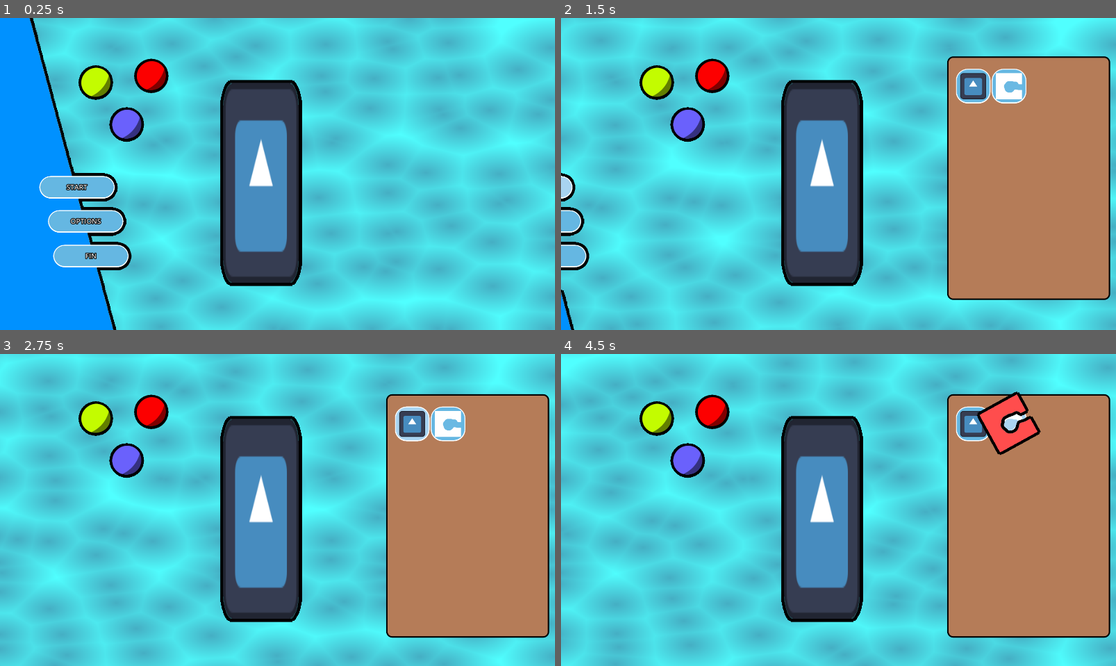
Above: before the commit, frames 1-4 (two rows, left to right).
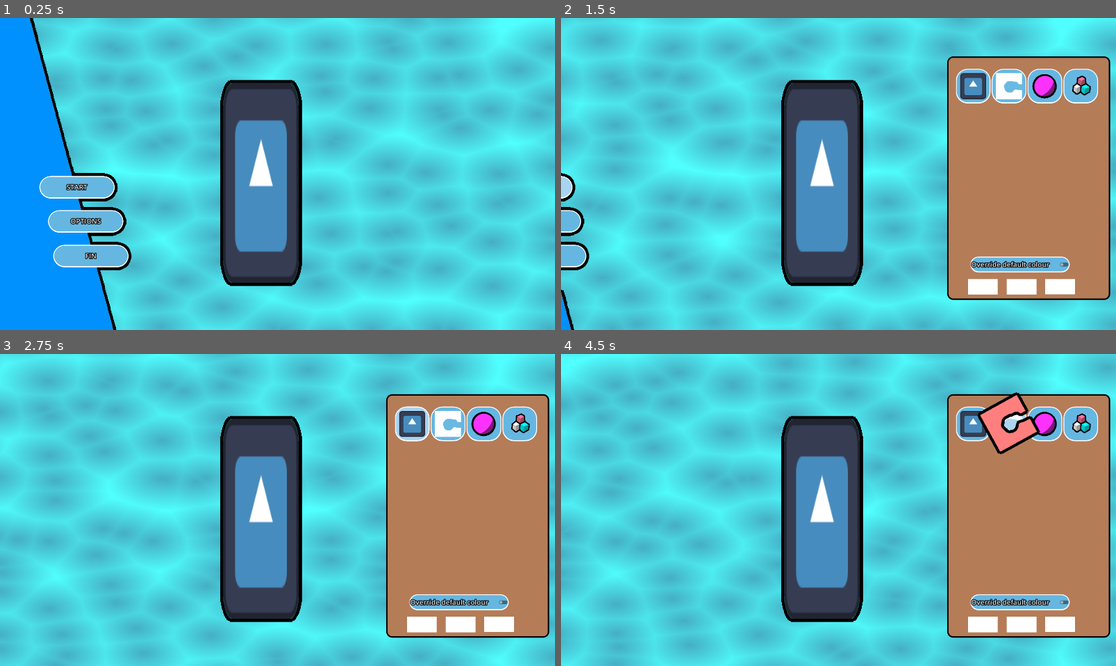
Above: after the commit, the same moments.

Repository: cyps8/FishDressing
Game: Godot game, scene res://Nodes/Scenes/game.tscn
Two runs of this game, one before a commit and one after it. Both use one fixed random seed, a clock stepped at 60 frames per second and the inputs below. The engine's default icon, where the game draws it, is replaced by a stand-in: a white triangle on a blue panel in a dark square.
Inputs (mouse positions are in pixels of both pictures, inside the frame that each line leads up to):
- Up to frame 1 (0.25 s): no input
- Up to frame 2 (1.5 s): click "START" at 0.5 s; click (1021, 245) at 1.25 s, where only the run after the commit has a clickable "Override default colour"
- Up to frame 3 (2.75 s): click (410, 422) at 2 s
- Up to frame 4 (4.5 s): click (971, 422) at 2.75 s; click (1010, 422) at 3.52 s; click (1010, 422) at 4.27 s

The runs differ from the first frame. In frame 1, 1.6% of the frame differs, in the area x 14-31%, y 12-40%; in frame 2, 4.7%; in frame 3, 4.6%; in frame 4, 5.5%, in the area x 14-97%, y 12-90%.

Commit message:
[+Added] more things!

Diff:
--- a/Nodes/Scenes/game.tscn
+++ b/Nodes/Scenes/game.tscn
@@ -11,8 +11,9 @@
 [ext_resource type="PackedScene" uid="uid://yq0o6gp3gjjs" path="res://Nodes/decor_button.tscn" id="8_eernm"]
 [ext_resource type="Resource" uid="uid://dxnprb17srg6g" path="res://Resources/Parts/default.tres" id="9_7h8tb"]
 [ext_resource type="Resource" uid="uid://dkl32775eo8kw" path="res://Resources/Parts/testShape.tres" id="10_o1q3g"]
-[ext_resource type="Shader" path="res://Scripts/Shaders/color_swap.gdshader" id="12_prx5v"]
-[ext_resource type="Texture2D" uid="uid://cjnme0xw1y0c1" path="res://Assets/Art/Sprites/redball.png" id="13_cwk0y"]
+[ext_resource type="Resource" uid="uid://cy3bbo3lssdso" path="res://Resources/Parts/circle.tres" id="11_cruwb"]
+[ext_resource type="Material" uid="uid://cur4klb3sdnwb" path="res://Resources/Materials/ColorMat.tres" id="12_2sx1l"]
+[ext_resource type="Resource" uid="uid://xbj7n4fqy7xn" path="res://Resources/Parts/blocks.tres" id="12_6a04t"]
 
 [sub_resource type="ShaderMaterial" id="ShaderMaterial_kt6u2"]
 shader = ExtResource("3_tpo2n")
@@ -40,17 +41,15 @@
 fill_from = Vector2(0.203077, 0.461538)
 fill_to = Vector2(0.655385, 0.337607)
 
-[sub_resource type="ShaderMaterial" id="ShaderMaterial_n775b"]
-shader = ExtResource("12_prx5v")
-shader_parameter/red_color = Color(0.419608, 0.384314, 1, 1)
-shader_parameter/green_color = Color(1, 1, 1, 1)
-shader_parameter/blue_color = Color(1, 1, 1, 1)
-
-[sub_resource type="ShaderMaterial" id="ShaderMaterial_3agex"]
-shader = ExtResource("12_prx5v")
-shader_parameter/red_color = Color(0.772549, 1, 0, 1)
-shader_parameter/green_color = Color(1, 1, 1, 1)
-shader_parameter/blue_color = Color(1, 1, 1, 1)
+[sub_resource type="StyleBoxEmpty" id="StyleBoxEmpty_oe62a"]
+
+[sub_resource type="StyleBoxEmpty" id="StyleBoxEmpty_fu7jy"]
+
+[sub_resource type="StyleBoxEmpty" id="StyleBoxEmpty_ycj3h"]
+
+[sub_resource type="StyleBoxEmpty" id="StyleBoxEmpty_7rnnn"]
+
+[sub_resource type="StyleBoxEmpty" id="StyleBoxEmpty_ag2ck"]
 
 [node name="Root" type="Node2D"]
 script = ExtResource("1_e3qh4")
@@ -68,6 +67,7 @@
 texture = SubResource("GradientTexture2D_lasq8")
 
 [node name="MainMenu" type="CanvasLayer" parent="."]
+visible = false
 script = ExtResource("2_rrrc7")
 
 [node name="C" type="Control" parent="MainMenu"]
@@ -117,7 +117,8 @@
 script = ExtResource("5_ah6qd")
 partIns = ExtResource("7_awn31")
 decorButtonIns = ExtResource("8_eernm")
-partDataList = Array[Resource("res://Scripts/PartData.gd")]([ExtResource("9_7h8tb"), ExtResource("10_o1q3g")])
+partDataList = Array[Resource("res://Scripts/PartData.gd")]([ExtResource("9_7h8tb"), ExtResource("10_o1q3g"), ExtResource("11_cruwb"), ExtResource("12_6a04t")])
+colorMaterial = ExtResource("12_2sx1l")
 
 [node name="c" type="Control" parent="HUD"]
 layout_mode = 3
@@ -138,13 +139,66 @@
 offset_left = 30.0
 offset_top = 43.0
 offset_right = 548.0
-offset_bottom = 811.0
+offset_bottom = 723.0
 horizontal_scroll_mode = 0
 
 [node name="Decors" type="GridContainer" parent="HUD/c/Panel/Scroll"]
 unique_name_in_owner = true
 layout_mode = 2
 columns = 4
+
+[node name="ColorR" type="ColorPickerButton" parent="HUD/c/Panel"]
+unique_name_in_owner = true
+layout_mode = 0
+offset_left = 72.0
+offset_top = 771.0
+offset_right = 175.0
+offset_bottom = 824.0
+theme_override_styles/normal = SubResource("StyleBoxEmpty_oe62a")
+theme_override_styles/pressed = SubResource("StyleBoxEmpty_fu7jy")
+theme_override_styles/hover = SubResource("StyleBoxEmpty_ycj3h")
+theme_override_styles/disabled = SubResource("StyleBoxEmpty_7rnnn")
+theme_override_styles/focus = SubResource("StyleBoxEmpty_ag2ck")
+color = Color(1, 1, 1, 1)
+edit_alpha = false
+
+[node name="ColorG" type="ColorPickerButton" parent="HUD/c/Panel"]
+unique_name_in_owner = true
+layout_mode = 0
+offset_left = 206.0
+offset_top = 771.0
+offset_right = 309.0
+offset_bottom = 824.0
+theme_override_styles/normal = SubResource("StyleBoxEmpty_oe62a")
+theme_override_styles/pressed = SubResource("StyleBoxEmpty_fu7jy")
+theme_override_styles/hover = SubResource("StyleBoxEmpty_ycj3h")
+theme_override_styles/disabled = SubResource("StyleBoxEmpty_7rnnn")
+theme_override_styles/focus = SubResource("StyleBoxEmpty_ag2ck")
+color = Color(1, 1, 1, 1)
+edit_alpha = false
+
+[node name="ColorB" type="ColorPickerButton" parent="HUD/c/Panel"]
+unique_name_in_owner = true
+layout_mode = 0
+offset_left = 339.0
+offset_top = 770.0
+offset_right = 442.0
+offset_bottom = 823.0
+theme_override_styles/normal = SubResource("StyleBoxEmpty_oe62a")
+theme_override_styles/pressed = SubResource("StyleBoxEmpty_fu7jy")
+theme_override_styles/hover = SubResource("StyleBoxEmpty_ycj3h")
+theme_override_styles/disabled = SubResource("StyleBoxEmpty_7rnnn")
+theme_override_styles/focus = SubResource("StyleBoxEmpty_ag2ck")
+color = Color(1, 1, 1, 1)
+edit_alpha = false
+
+[node name="OverrideDefault" type="CheckButton" parent="HUD/c/Panel"]
+layout_mode = 0
+offset_left = 80.0
+offset_top = 693.0
+offset_right = 424.0
+offset_bottom = 748.0
+text = "Override default colour"
 
 [node name="Fish" type="CanvasGroup" parent="."]
 unique_name_in_owner = true
@@ -155,19 +209,9 @@
 scale = Vector2(2.03906, 5.40625)
 texture = ExtResource("1_6umiy")
 
-[node name="Redball" type="Sprite2D" parent="."]
-material = SubResource("ShaderMaterial_n775b")
-position = Vector2(440, 368)
-texture = ExtResource("13_cwk0y")
-
-[node name="Redball4" type="Sprite2D" parent="."]
-material = SubResource("ShaderMaterial_3agex")
-position = Vector2(333, 223)
-texture = ExtResource("13_cwk0y")
-
-[node name="Redball2" type="Sprite2D" parent="."]
-position = Vector2(525, 200)
-texture = ExtResource("13_cwk0y")
-
 [connection signal="pressed" from="MainMenu/C/Group/StartButton" to="MainMenu" method="StartButton"]
 [connection signal="pressed" from="MainMenu/C/Group/QuitButton" to="MainMenu" method="ExitButton"]
+[connection signal="color_changed" from="HUD/c/Panel/ColorR" to="HUD" method="ColorPickChanged" binds= [1]]
+[connection signal="color_changed" from="HUD/c/Panel/ColorG" to="HUD" method="ColorPickChanged" binds= [2]]
+[connection signal="color_changed" from="HUD/c/Panel/ColorB" to="HUD" method="ColorPickChanged" binds= [3]]
+[connection signal="toggled" from="HUD/c/Panel/OverrideDefault" to="HUD" method="SetOverride"]
--- a/Nodes/decor_button.tscn
+++ b/Nodes/decor_button.tscn
@@ -1,11 +1,15 @@
-[gd_scene load_steps=2 format=3 uid="uid://yq0o6gp3gjjs"]
+[gd_scene load_steps=4 format=3 uid="uid://yq0o6gp3gjjs"]
 
 [ext_resource type="Texture2D" uid="uid://d11xw0j231ik8" path="res://Assets/Art/Sprites/icon.svg" id="1_a3y8q"]
+[ext_resource type="Script" path="res://Scripts/DecorButton.gd" id="1_od5of"]
+[ext_resource type="Material" uid="uid://cur4klb3sdnwb" path="res://Resources/Materials/ColorMat.tres" id="2_48yvv"]
 
 [node name="Button" type="Button"]
 custom_minimum_size = Vector2(120, 120)
 icon_alignment = 1
 expand_icon = true
+script = ExtResource("1_od5of")
+localMat = ExtResource("2_48yvv")
 
 [node name="Texture" type="TextureRect" parent="."]
 layout_mode = 1
--- a/Nodes/part.tscn
+++ b/Nodes/part.tscn
@@ -1,14 +1,44 @@
-[gd_scene load_steps=3 format=3 uid="uid://dcwy18q1sia7h"]
+[gd_scene load_steps=8 format=3 uid="uid://dcwy18q1sia7h"]
 
 [ext_resource type="Script" path="res://Scripts/Part.gd" id="1_bleap"]
 [ext_resource type="Texture2D" uid="uid://dp80rp7a3ms51" path="res://Assets/Art/Sprites/TestShape.png" id="2_b0jga"]
+[ext_resource type="Material" uid="uid://cur4klb3sdnwb" path="res://Resources/Materials/ColorMat.tres" id="3_e8ncf"]
+[ext_resource type="Shader" path="res://Scripts/Shaders/Selected.gdshader" id="4_nk5id"]
+[ext_resource type="Shader" path="res://Scripts/Shaders/Danger.gdshader" id="5_wva8l"]
 
-[node name="Part" type="TextureButton"]
+[sub_resource type="ShaderMaterial" id="ShaderMaterial_lrp4m"]
+shader = ExtResource("4_nk5id")
+shader_parameter/color_hue = Color(1, 1, 0, 1)
+
+[sub_resource type="ShaderMaterial" id="ShaderMaterial_mmmkw"]
+shader = ExtResource("5_wva8l")
+shader_parameter/color_hue = Color(1, 0, 0, 1)
+
+[node name="Part" type="TextureButton" node_paths=PackedStringArray("selectedRef", "dangerRef") groups=["Part"]]
 offset_right = 128.0
 offset_bottom = 128.0
 button_mask = 3
 texture_normal = ExtResource("2_b0jga")
 script = ExtResource("1_bleap")
+colorShader = ExtResource("3_e8ncf")
+selectedRef = NodePath("Selected")
+dangerRef = NodePath("Danger")
+
+[node name="Selected" type="TextureRect" parent="."]
+material = SubResource("ShaderMaterial_lrp4m")
+layout_mode = 0
+offset_right = 40.0
+offset_bottom = 40.0
+mouse_filter = 2
+texture = ExtResource("2_b0jga")
+
+[node name="Danger" type="TextureRect" parent="."]
+material = SubResource("ShaderMaterial_mmmkw")
+layout_mode = 0
+offset_right = 40.0
+offset_bottom = 40.0
+mouse_filter = 2
+texture = ExtResource("2_b0jga")
 
 [connection signal="button_down" from="." to="." method="Pressed"]
 [connection signal="pressed" from="." to="." method="Clicked"]
--- a/Resources/MainTheme.tres
+++ b/Resources/MainTheme.tres
@@ -81,4 +81,5 @@
 Button/styles/hover = SubResource("StyleBoxFlat_gfkw3")
 Button/styles/normal = SubResource("StyleBoxFlat_1in38")
 Button/styles/pressed = SubResource("StyleBoxFlat_llbpl")
+ColorPickerButton/font_sizes/font_size = 16
 Panel/styles/panel = SubResource("StyleBoxFlat_kx2po")
--- /dev/null
+++ b/Resources/Materials/ColorMat.tres
@@ -0,0 +1,10 @@
+[gd_resource type="ShaderMaterial" load_steps=2 format=3 uid="uid://cur4klb3sdnwb"]
+
+[ext_resource type="Shader" path="res://Scripts/Shaders/color_swap.gdshader" id="1_7xkuq"]
+
+[resource]
+resource_local_to_scene = true
+shader = ExtResource("1_7xkuq")
+shader_parameter/red_color = Color(1, 1, 1, 1)
+shader_parameter/green_color = Color(1, 1, 1, 1)
+shader_parameter/blue_color = Color(1, 1, 1, 1)
--- /dev/null
+++ b/Resources/Parts/blocks.tres
@@ -0,0 +1,16 @@
+[gd_resource type="Resource" script_class="PartData" load_steps=3 format=3 uid="uid://xbj7n4fqy7xn"]
+
+[ext_resource type="Script" path="res://Scripts/PartData.gd" id="1_xi364"]
+[ext_resource type="Texture2D" uid="uid://d3walvoin01rc" path="res://Assets/Art/Sprites/blocks.png" id="2_elrxw"]
+
+[resource]
+script = ExtResource("1_xi364")
+name = "test_blocks"
+texture = ExtResource("2_elrxw")
+colorShader = true
+redChannel = true
+defaultRed = Color(1, 1, 1, 1)
+greenChannel = true
+defaultGreen = Color(1, 0.458824, 0.611765, 1)
+blueChannel = true
+defaultBlue = Color(0, 1, 1, 1)
--- /dev/null
+++ b/Resources/Parts/circle.tres
@@ -0,0 +1,16 @@
+[gd_resource type="Resource" script_class="PartData" load_steps=3 format=3 uid="uid://cy3bbo3lssdso"]
+
+[ext_resource type="Script" path="res://Scripts/PartData.gd" id="1_vbnyf"]
+[ext_resource type="Texture2D" uid="uid://cjnme0xw1y0c1" path="res://Assets/Art/Sprites/redball.png" id="2_af6et"]
+
+[resource]
+script = ExtResource("1_vbnyf")
+name = "test_circle"
+texture = ExtResource("2_af6et")
+colorShader = true
+redChannel = true
+defaultRed = Color(1, 0.2, 1, 1)
+greenChannel = false
+defaultGreen = Color(1, 1, 1, 1)
+blueChannel = false
+defaultBlue = Color(1, 1, 1, 1)
--- a/Resources/Parts/testShape.tres
+++ b/Resources/Parts/testShape.tres
@@ -7,3 +7,7 @@
 script = ExtResource("1_fpksp")
 name = "test_shape"
 texture = ExtResource("2_js54u")
+colorShader = false
+redChannel = false
+greenChannel = false
+blueChannel = false
--- /dev/null
+++ b/Scripts/DecorButton.gd
@@ -0,0 +1,21 @@
+extends Button
+
+class_name DecorButton
+
+var partData: PartData
+
+@export var localMat: Material
+
+func Setup(data: PartData):
+	partData = data
+	tooltip_text = partData.name
+	$Texture.texture = partData.texture
+	if partData.colorShader:
+		$Texture.material = localMat
+		localMat.set_shader_parameter("red_color", partData.defaultRed)
+		localMat.set_shader_parameter("green_color", partData.defaultGreen)
+		localMat.set_shader_parameter("blue_color", partData.defaultBlue)
+
+func SetMat(setMat: Material = localMat):
+	if partData.colorShader:
+		$Texture.material = setMat
--- a/Scripts/Editor.gd
+++ b/Scripts/Editor.gd
@@ -10,29 +10,50 @@
 
 @export var partDataList: Array[PartData]
 
+var decorButtons: Array[DecorButton] = []
+
 var currentPartGroup: Array[Part] = []
 
 var currentlyManipulating: bool = false
 
 var fishRef: CanvasGroup
+
+@export var colorMaterial: Material
+
+var pickedColorR: Color = Color.WHITE
+var pickedColorG: Color = Color.WHITE
+var pickedColorB: Color = Color.WHITE
+
+var overrideColours: bool = false
 
 func _init():
 	ins = self
 
 func _ready():
+	pickedColorR = %ColorR.color
+	pickedColorG = %ColorG.color
+	pickedColorB = %ColorB.color
+	colorMaterial.set_shader_parameter("red_color", pickedColorR)
+	colorMaterial.set_shader_parameter("green_color", pickedColorG)
+	colorMaterial.set_shader_parameter("blue_color", pickedColorB)
 	for i in partDataList.size():
-		var newButton: Button = decorButtonIns.instantiate()
-		newButton.tooltip_text = partDataList[i].name
+		var newButton: DecorButton = decorButtonIns.instantiate()
+		newButton.Setup(partDataList[i])
 		newButton.connect("button_down", Callable(self, "CreateNewDecor").bind(i))
-		newButton.get_node("Texture").texture = partDataList[i].texture
+		decorButtons.append(newButton)
 		%Decors.add_child(newButton)
 
 		fishRef = get_parent().get_node("Fish")
 
 func CreateNewDecor(id: int = 0):
 	var newDecor = partIns.instantiate() as Part
+	newDecor.partData = partDataList[id]
 	newDecor.SetTexture(partDataList[id].texture)
 	newDecor.GenerateClickMask()
+	if overrideColours:
+		newDecor.SetColors(pickedColorR, pickedColorG, pickedColorB)
+	else:
+		newDecor.SetColors(partDataList[id].defaultRed, partDataList[id].defaultGreen, partDataList[id].defaultBlue)
 	var mousePos = get_viewport().get_mouse_position()
 	newDecor.position = mousePos
 	fishRef.add_child(newDecor)
@@ -42,14 +63,23 @@
 	currentPartGroup.clear()
 	currentPartGroup.append(newDecor)
 	currentlyManipulating = true
-	SpawnAnimation()
-
-func SpawnAnimation():
-	SetScale(1.2)
-	var spawnTween = create_tween()
-	spawnTween.tween_method(SetScale, 1.2, 1.0, 0.15).set_trans(Tween.TRANS_SINE).set_ease(Tween.EASE_OUT)
+	newDecor.SpawnAnimation()
 
 func _process(_delta):
+	if Input.is_action_just_pressed("RotateLeft") && Input.is_action_pressed("Control") && !Input.is_action_pressed("Interact"):
+		var allInGroup = true
+		for part in fishRef.get_children():
+			if part.is_in_group("Part") && !part.controlGrouped:
+				part.SetControlGroup(true)
+				if !currentPartGroup.has(part):
+					currentPartGroup.append(part)
+				allInGroup = false
+		if allInGroup:
+			for part in fishRef.get_children():
+				if part.is_in_group("Part"):
+					part.SetControlGroup(false)
+			currentPartGroup.clear()
+
 	if currentPartGroup.size() > 0:
 		if Input.is_action_just_pressed("Delete"):
 			for part in currentPartGroup:
@@ -122,9 +152,9 @@
 
 func UpdateSafeColour(part: Part):
 	if part.IsInSafeZone(fishRef.get_node("FishBody") as Sprite2D):
-		part.modulate = Color(1.0, 1.0, 1.0, 1.0)
+		part.SetDanger(false)
 	else:
-		part.modulate = Color(1.0, .3, .3, 1.0)
+		part.SetDanger(true)
 
 func RotatePart(amount: float):
 	for part in currentPartGroup:
@@ -158,6 +188,7 @@
 	currentPartGroup.sort_custom(func (a, b): return a.get_index() < b.get_index())
 	for part in currentPartGroup:
 		var dupedPart: Part = part.duplicate()
+		dupedPart.UpdateDuplicateRefs()
 		fishRef.add_child(dupedPart)
 		dupedPart.SetControlGroup(part.controlGrouped)
 		part.SetControlGroup(false)
@@ -168,20 +199,21 @@
 		part.selectOffset = get_viewport().get_mouse_position() - part.position
 		part.currentScale = 1.0
 		part.currentRotation = 0.0
+		part.SpawnAnimation()
 
 func MoveUp():
-	currentPartGroup.sort_custom(func (a, b): return a.get_index() < b.get_index())
+	currentPartGroup.sort_custom(func (a, b): return a.get_index() > b.get_index())
 	for part in currentPartGroup:
 		var index = part.get_index()
 		if index < fishRef.get_child_count():
 			fishRef.move_child(part, index + 1)
 
 func MoveDown():
-	currentPartGroup.sort_custom(func (a, b): return a.get_index() > b.get_index())
-	for part in currentPartGroup:
-		var index = part.get_index()
-		if index > 1:
-			fishRef.move_child(part, index - 1)
+	currentPartGroup.sort_custom(func (a, b): return a.get_index() < b.get_index())
+	for i in currentPartGroup.size():
+		var index = currentPartGroup[i].get_index()
+		if index > 1 && (i - currentPartGroup.size()) != (index - fishRef.get_child_count() - 1):
+			fishRef.move_child(currentPartGroup[i], index - 1)
 
 func MoveToTop():
 	currentPartGroup.sort_custom(func (a, b): return a.get_index() > b.get_index())
@@ -192,3 +224,24 @@
 	currentPartGroup.sort_custom(func (a, b): return a.get_index() < b.get_index())
 	for part in currentPartGroup:
 		fishRef.move_child(part, fishRef.get_child_count() - 1)
+
+func ColorPickChanged(newColor: Color, val: int = 1):
+	match val:
+		1:
+			pickedColorR = newColor
+			colorMaterial.set_shader_parameter("red_color", newColor)
+		2:
+			pickedColorG = newColor
+			colorMaterial.set_shader_parameter("green_color", newColor)
+		3:
+			pickedColorB = newColor
+			colorMaterial.set_shader_parameter("blue_color", newColor)
+
+func SetOverride(value: bool):
+	overrideColours = value
+	if overrideColours:
+		for button in decorButtons:
+			button.SetMat(colorMaterial)
+	else:
+		for button in decorButtons:
+			button.SetMat()
--- a/Scripts/Part.gd
+++ b/Scripts/Part.gd
@@ -10,8 +10,37 @@
 
 var deleted = false
 
+var partData: PartData
+
+var inDanger: bool = false
+
+@export var colorShader: Material
+
+@export var selectedRef: TextureRect
+
+@export var dangerRef: TextureRect
+
 func SetTexture(tex: Texture2D):
 	texture_normal = tex
+	selectedRef.texture = tex
+	dangerRef.texture = tex
+	if partData.colorShader:
+		material = colorShader
+	selectedRef.visible = false
+	dangerRef.visible = false
+
+func SetColors(red: Color, green: Color = Color.WHITE, blue: Color = Color.WHITE):
+	if partData.colorShader:
+		if partData.redChannel:
+			material.set_shader_parameter("red_color", red)
+		if partData.greenChannel:
+			material.set_shader_parameter("green_color", green)
+		if partData.blueChannel:
+			material.set_shader_parameter("blue_color", blue)
+
+func UpdateDuplicateRefs():
+	selectedRef = $Selected
+	dangerRef = $Danger
 
 func GenerateClickMask():
 	var data = texture_normal.get_image()
@@ -30,19 +59,30 @@
 	if Input.is_action_pressed("Control") && !Input.is_action_just_released("Interact2"):
 		SetControlGroup(!controlGrouped)
 
+func SetDanger(value: bool):
+	if inDanger == value:
+		return
+	inDanger = value
+	if inDanger:
+		dangerRef.visible = true
+	else:
+		dangerRef.visible = false
+
 func SetControlGroup(value: bool):
+	if controlGrouped == value:
+		return
 	controlGrouped = value
 	if controlGrouped:
-		self_modulate = Color(1, 1, 0, 1.0)
+		selectedRef.visible = true
 	else:
-		self_modulate = Color(1, 1, 1, 1.0)
+		selectedRef.visible = false
 
 func UpdateMovePosition():
 	position = get_viewport().get_mouse_position() - (selectOffset * currentScale).rotated(currentRotation)
 
 func SetScale(value: float):
+	currentScale *= value / scale.x
 	scale = Vector2(value, value)
-	currentScale = value
 
 func ScaleBy(value: float):
 	if scale.x * value > 0.2 and scale.x * value < 5.0:
@@ -56,11 +96,17 @@
 		return true
 	return false
 
+func SpawnAnimation():
+	var defaultScale: float = scale.x
+	SetScale(defaultScale * 1.2)
+	var spawnTween = create_tween()
+	spawnTween.tween_method(SetScale, defaultScale * 1.2, defaultScale, 0.15).set_trans(Tween.TRANS_SINE).set_ease(Tween.EASE_OUT)
+
 func Delete():
 	if deleted:
 		return
 	deleted = true
-	modulate = Color(1.0, .3, .3, 1.0)
+	SetDanger(true)
 	button_down.disconnect(Pressed)
 	var ori: Vector2 = position - size * 0.5
 	pivot_offset = size * 0.5
--- a/Scripts/PartData.gd
+++ b/Scripts/PartData.gd
@@ -5,3 +5,14 @@
 @export var name: String = "default"
 
 @export var texture: Texture2D
+
+@export var colorShader: bool = false
+
+@export var redChannel: bool = false
+@export var defaultRed: Color = Color.WHITE
+
+@export var greenChannel: bool = false
+@export var defaultGreen: Color = Color.WHITE
+
+@export var blueChannel: bool = false
+@export var defaultBlue: Color = Color.WHITE
--- /dev/null
+++ b/Scripts/Shaders/Danger.gdshader
@@ -0,0 +1,10 @@
+shader_type canvas_item;
+
+uniform vec4 color_hue : source_color = vec4(1.0);
+
+void fragment() {
+	if (COLOR.a > 0.1)
+	{
+		COLOR = vec4(color_hue.rgb, 0.5);
+	}
+}
--- /dev/null
+++ b/Scripts/Shaders/Selected.gdshader
@@ -0,0 +1,14 @@
+shader_type canvas_item;
+
+uniform vec4 color_hue : source_color = vec4(1.0);
+
+void fragment() {
+	if (COLOR.a > 0.1 && COLOR.r < 0.1 && COLOR.g < 0.1 && COLOR.b < 0.1)
+	{
+		COLOR = vec4(color_hue.rgb, 1);
+	}
+	else
+	{
+		COLOR = vec4(0.0, 0.0, 0.0, 0.0);
+	}
+}
Binary file added: Assets/Art/Sprites/blocks.png
Not shown, added: Assets/Art/Sprites/blocks.png.import
Not shown: 1 places in Nodes/Scenes/game.tscn that only renumber resources
